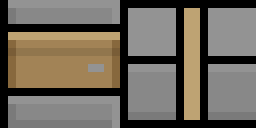
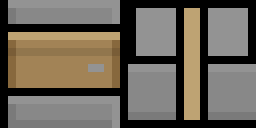
Revision of a layered 256x128 image; what changed, layer by layer:
painted on "Capa 1" over [128,8,256,56]
